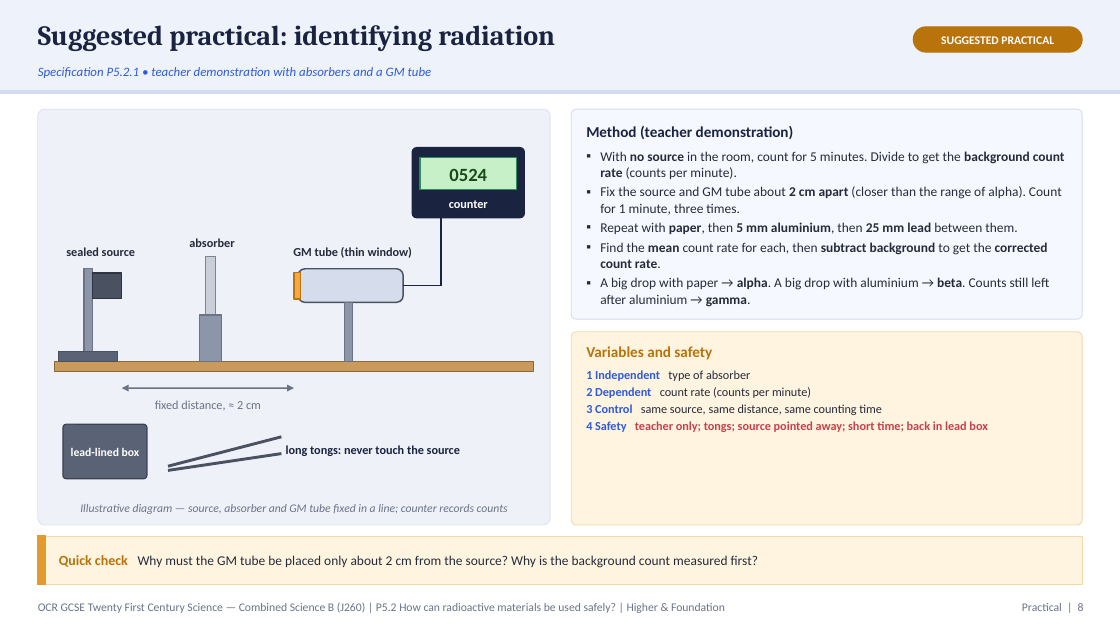
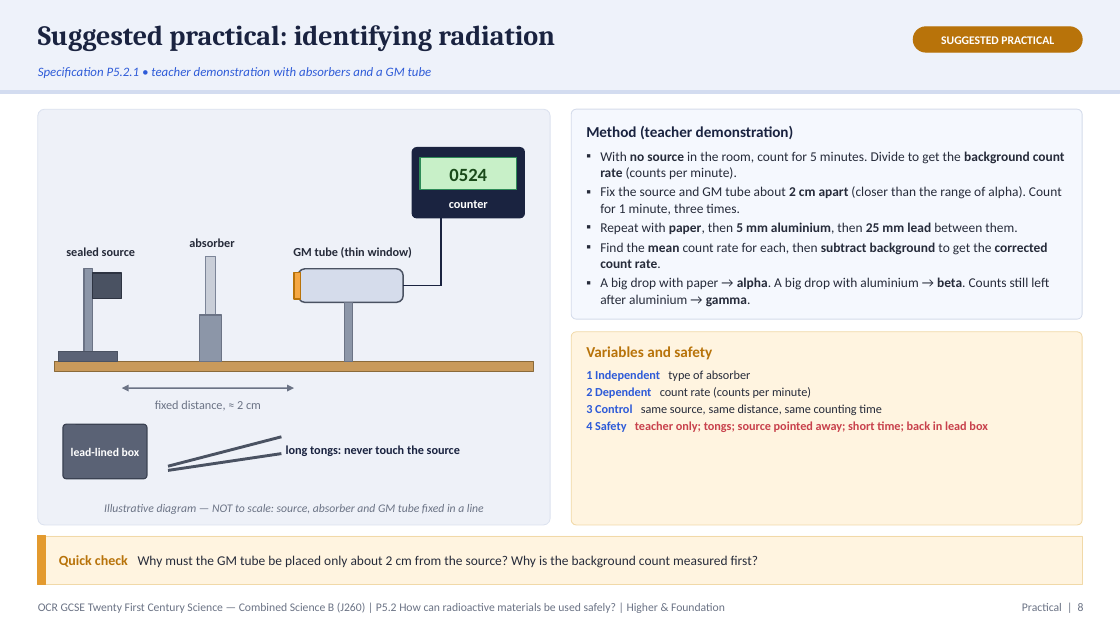
Before and after one commit to pstephenphilip-ship-it/Piri-MBBS, a slide deck: slide 8 of gcse-slides/ocr-physics/OCR21C_P5.2_UsingRadioactiveMaterialsSafely_Combined.pptx. Drawn at 1120x630 pixels with LibreOffice and Linux fonts; fonts in the diff are those of the drawing. Boxes give left, top, right and bottom in pixels: in the first picture for what was removed or moved away, otherwise in the second. Text is boxed around its words. In the diff, an @@ line names an element or a change of style, - is before the commit and + after.

```diff
--- a/gcse-slides/ocr-physics/OCR21C_P5.2_UsingRadioactiveMaterialsSafely_Combined.pptx
+++ b/gcse-slides/ocr-physics/OCR21C_P5.2_UsingRadioactiveMaterialsSafely_Combined.pptx
@@ text at [104, 504, 484, 514]: text changed @@
-Illustrative diagram — source, absorber and GM tube fixed in a line; counter records counts
+Illustrative diagram — NOT to scale: source, absorber and GM tube fixed in a line
```
Also in this commit, not shown: 12 other slides changed, 2 other files.
